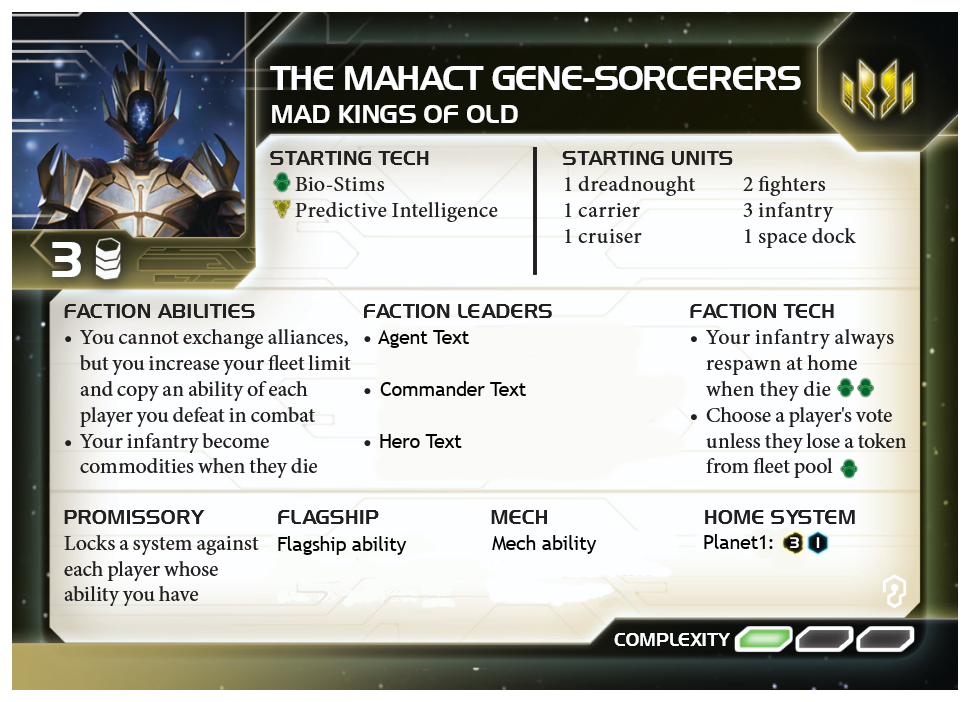
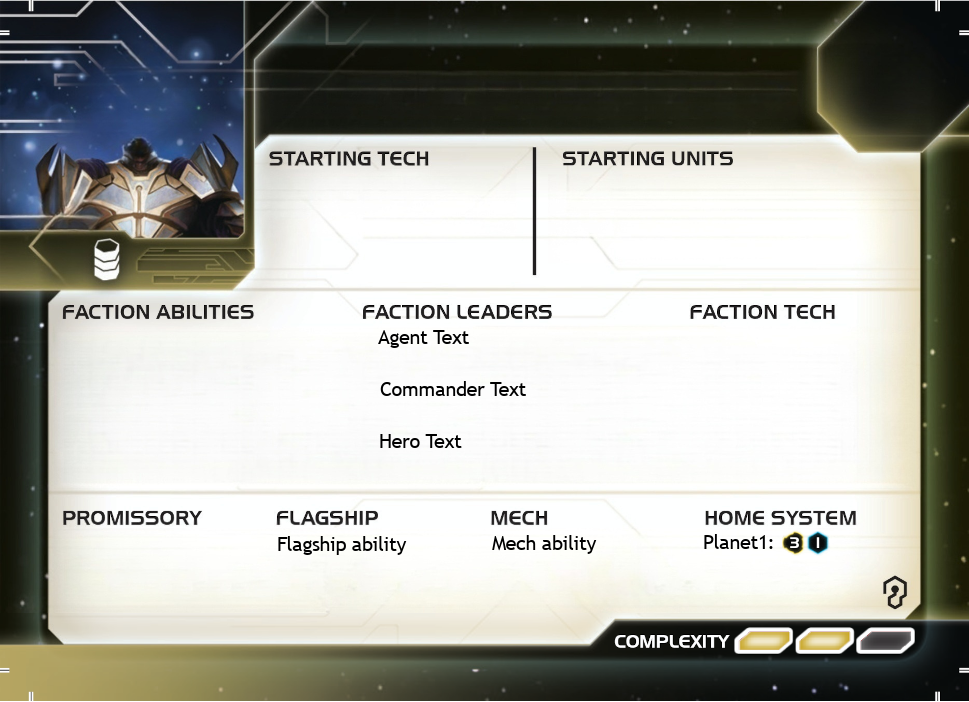
The second (969, 702) image is a revision of the first. Changes to its layers:
hid "1", painted on it over [738, 629, 911, 649]
painted on "2" over [739, 630, 911, 650]
hid "3", painted on it over [739, 630, 911, 650]
renamed "Pasted Layer" to "MahactNeedToMakeTransparent.png copy", painted on it over [0, 0, 969, 701]